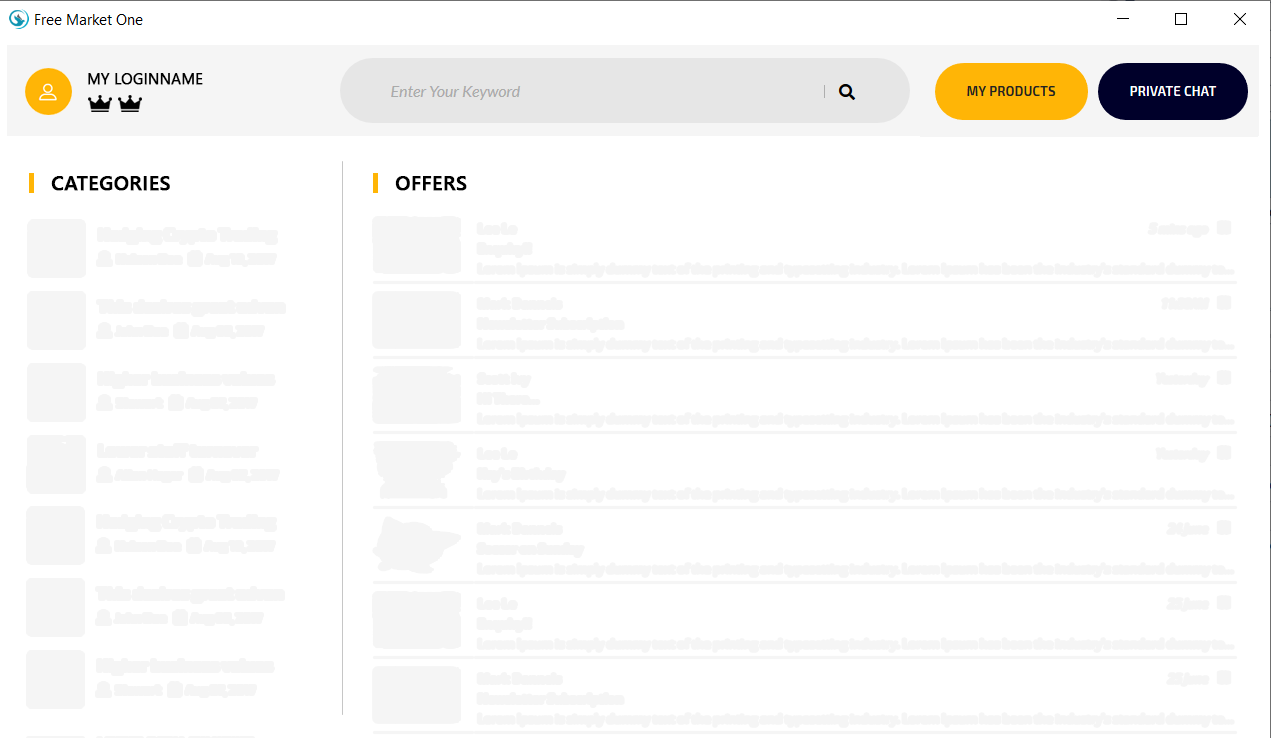
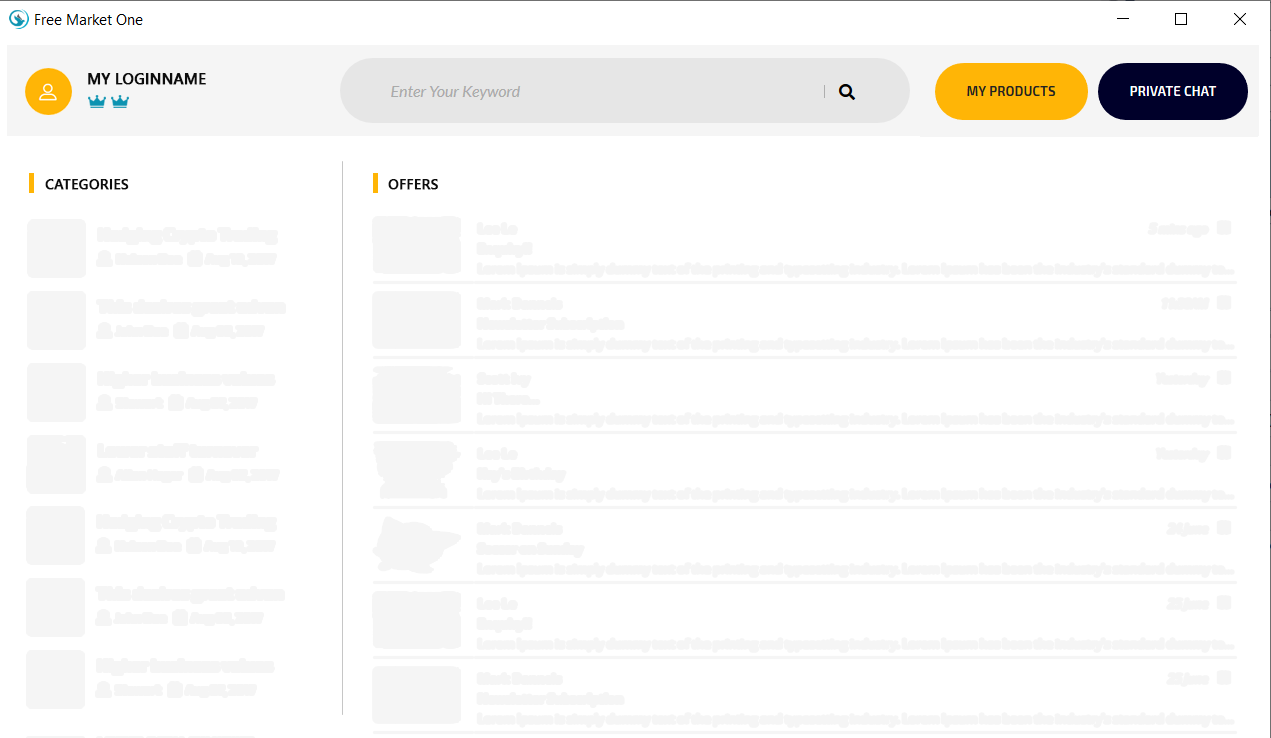
Before/after of a w=1271, h=738 layered artwork. What changed in the layer stack:
moved "OFFERS" above "Layer 7 copy", painted on it over (388, 176, 467, 191)
painted on "Layer 9 copy" over (45, 176, 170, 191)
painted on "CATEGORIES" over (45, 176, 170, 191)
added layer "Layer 7 copy 3" above "Layer 7 copy 2" over (111, 95, 129, 108)
painted on "Layer 7 copy 2" over (88, 95, 142, 112)
removed layer "Layer 7" over (88, 95, 112, 112)
painted on "MY LOGINNAME" over (88, 73, 206, 85)
